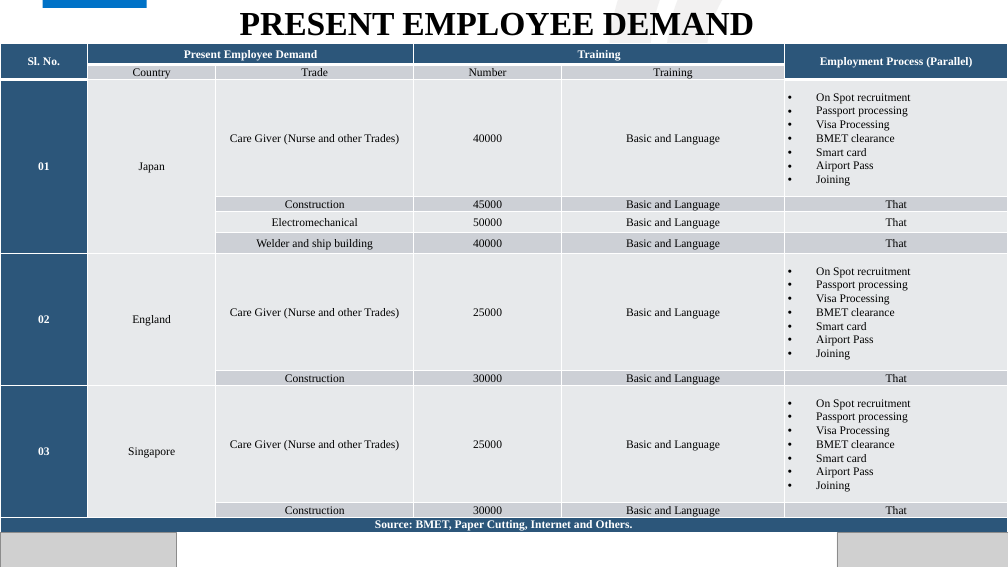
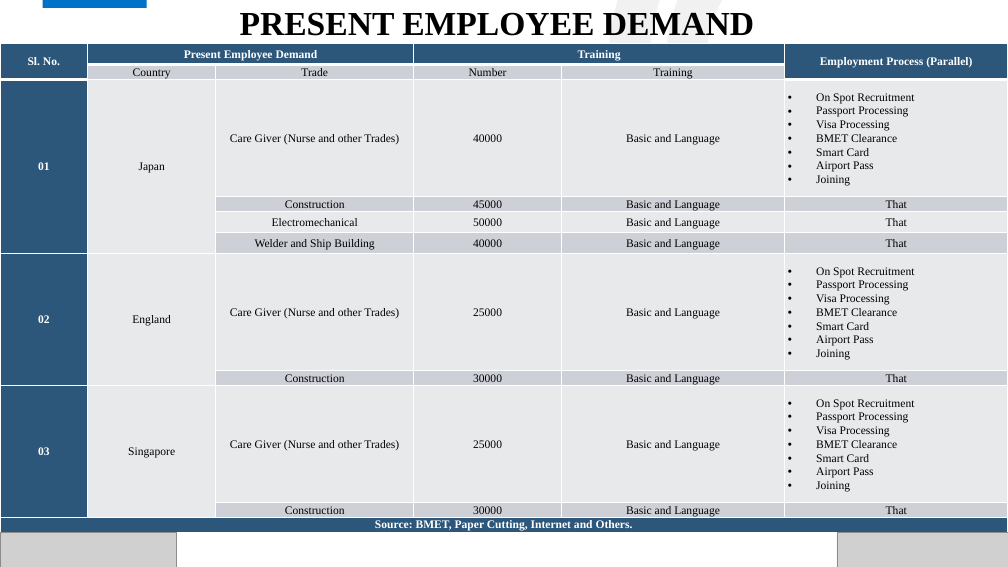
Before and after one commit to Shuvoneel/SRCL, a slide deck: slide 10 of SEIP/SEIP_BAIRA.pptx. Drawn at 1008x567 pixels with LibreOffice and Linux fonts; fonts in the diff are those of the drawing; grey boxes stand for pictures; background and template pictures are left out. Boxes give left, top, right and bottom in pixels: in the first picture for what was removed or moved away, otherwise in the second. Text is boxed around its words. In the diff, an @@ line names an element or a change of style, - is before the commit and + after.

```diff
--- a/SEIP/SEIP_BAIRA.pptx
+++ b/SEIP/SEIP_BAIRA.pptx
@@ table at [0,44,1008,535] @@
-row 3, column 6: On Spot recruitment / Passport processing / Visa Processing / BMET clearance / Smart card / Airport Pass / Joining
+row 3, column 6: On Spot Recruitment / Passport Processing / Visa Processing / BMET Clearance / Smart Card / Airport Pass / Joining
-row 6, column 3: Welder and ship building
+row 6, column 3: Welder and Ship Building
-row 7, column 6: On Spot recruitment / Passport processing / Visa Processing / BMET clearance / Smart card / Airport Pass / Joining
+row 7, column 6: On Spot Recruitment / Passport Processing / Visa Processing / BMET Clearance / Smart Card / Airport Pass / Joining
-row 9, column 6: On Spot recruitment / Passport processing / Visa Processing / BMET clearance / Smart card / Airport Pass / Joining
+row 9, column 6: On Spot Recruitment / Passport Processing / Visa Processing / BMET Clearance / Smart Card / Airport Pass / Joining
```
Also in this commit, not shown: 16 other slides changed, 38 other files.
